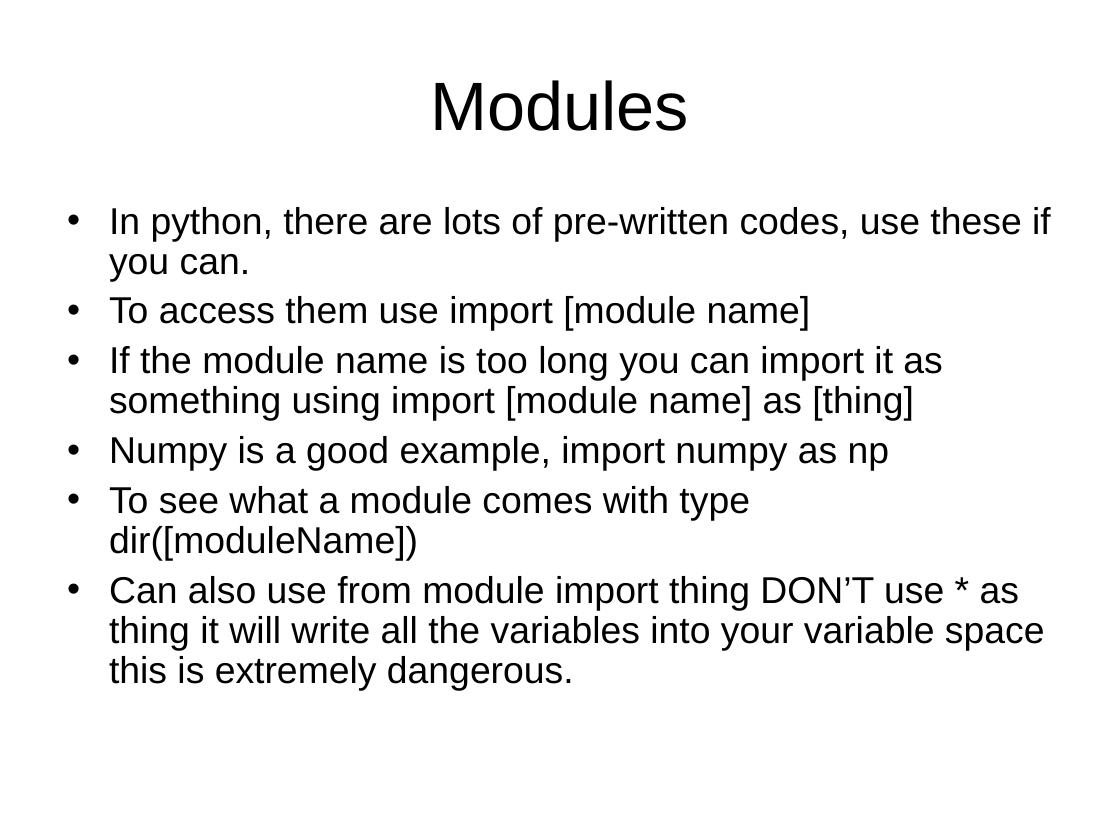
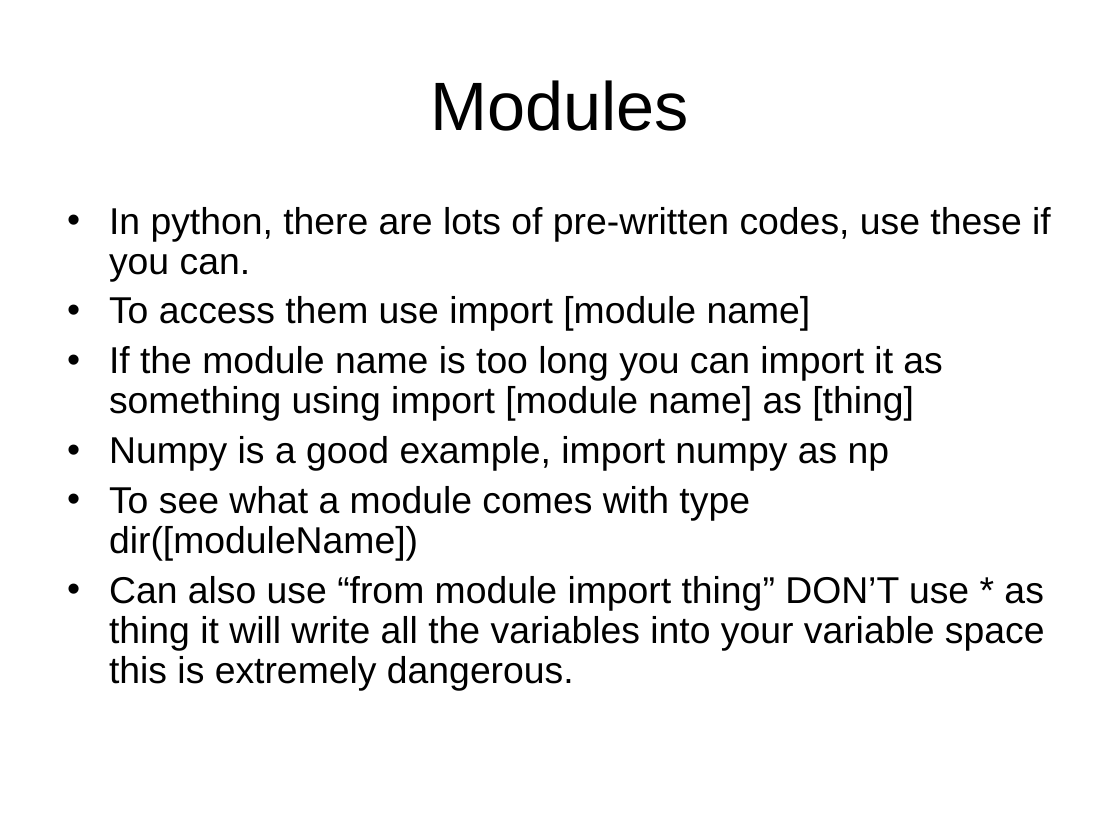
Before and after one commit to cdcox/PythonClassScripts, a slide deck: slide 10 of LectureForMeeting1.ppt. Drawn at 1120x840 pixels with LibreOffice and Linux fonts; fonts in the diff are those of the drawing. Boxes give left, top, right and bottom in pixels: in the first picture for what was removed or moved away, otherwise in the second. Text is boxed around its words. In the diff, an @@ line names an element or a change of style, - is before the commit and + after.

```diff
--- a/LectureForMeeting1.ppt
+++ b/LectureForMeeting1.ppt
@@ text at [109, 576, 1045, 691]: text changed @@
-• Can also use from module import thing DON’T use * as thing it will write all the variables into your variable space this is extremely dangerous.
+• Can also use “from module import thing” DON’T use * as thing it will write all the variables into your variable space this is extremely dangerous.
```
Also in this commit, not shown: 4 other slides changed.
